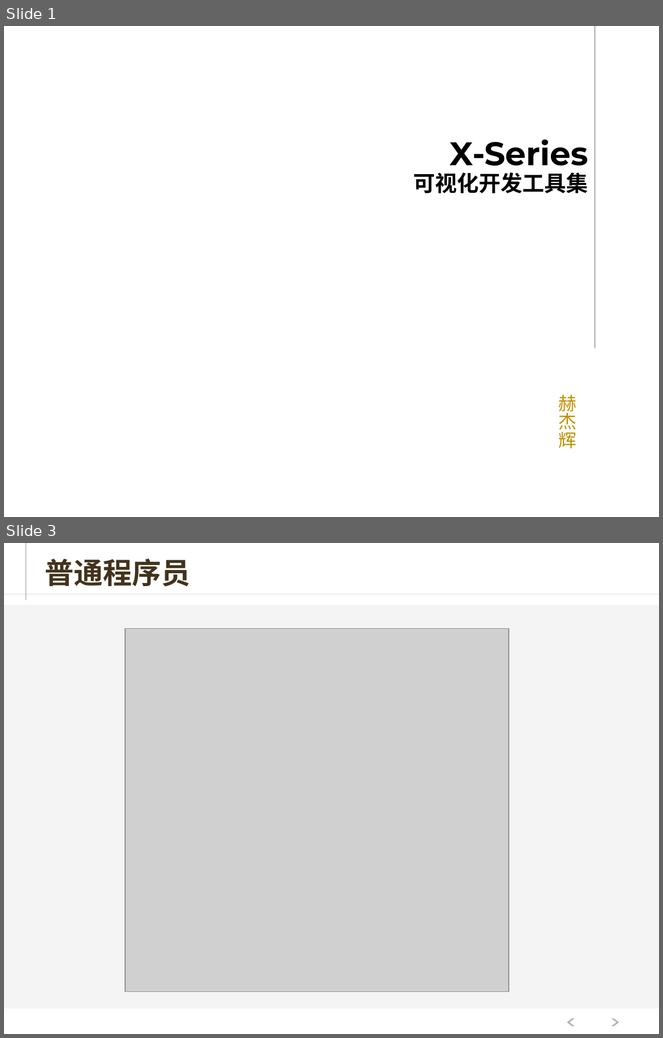
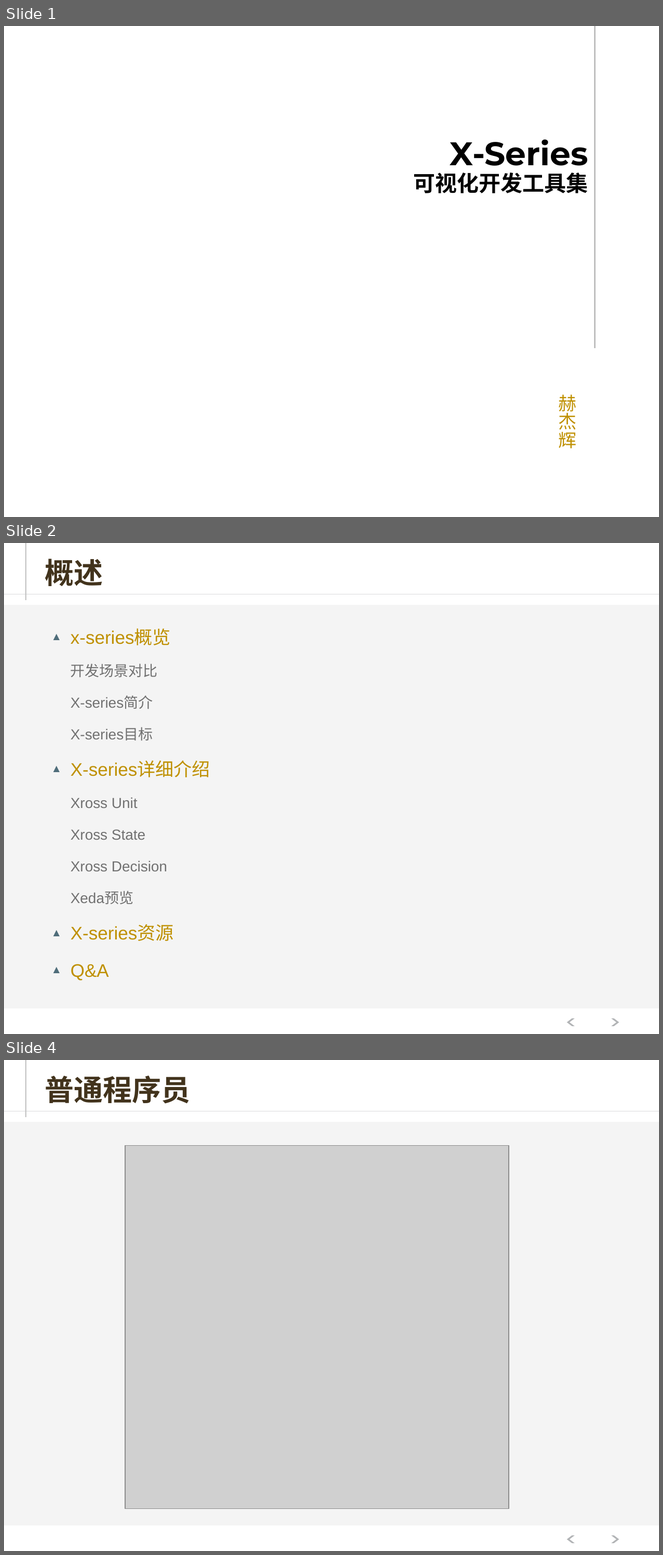
Before and after one commit to hejiehui/xross-tools-installer, a slide deck: doc/X-series V2.pptx. Shown one above the other, each under a label of ours: slides 1 and 3 before the commit, slides 1, 2 and 4 after it; the slides between them are not shown. The pictures are 663x1038 and 663x1555 pixels, drawn with LibreOffice and Linux fonts; fonts in the diff are those of the drawing; grey boxes stand for pictures; background and template pictures are left out. Boxes give left, top, right and bottom in pixels: in the first picture for what was removed or moved away, otherwise in the second. Text is boxed around its words. In the diff, an @@ line names an element or a change of style, - is before the commit and + after.

```diff
--- a/doc/X-series V2.pptx
+++ b/doc/X-series V2.pptx
@@ slide 2 added at (4,543,659,1034), background #FFFFFF; not listed: 5 template elements that a slide beside it also shows @@
@@ title added at (45,559,103,586), 32 pt, text #42331C, bold @@
+概述
@@ text added at (71,629,210,981), 16 pt, text #717171 @@
+▲ x-series概览
+    开发场景对比
+    X-series简介
+    X-series目标
+▲ X-series详细介绍
+    Xross Unit
+    Xross State
+    Xross Decision
+    Xeda预览
+▲ X-series资源
+▲ Q&A
@@ what was slide 3 is now slide 4 @@
```
Also in this commit, not shown: 7 slides changed, 4 other slides added, 2 slides removed.
